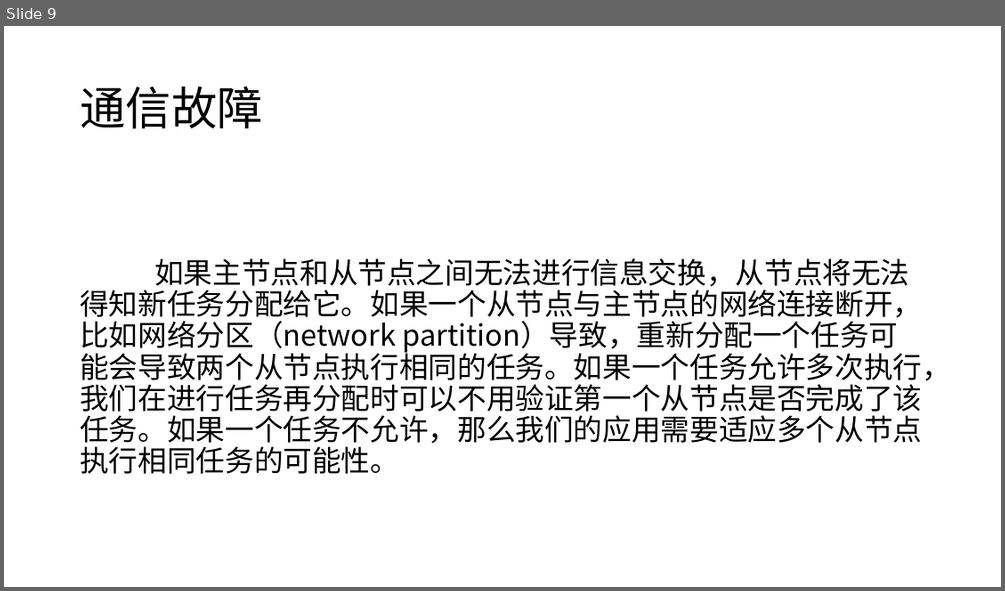
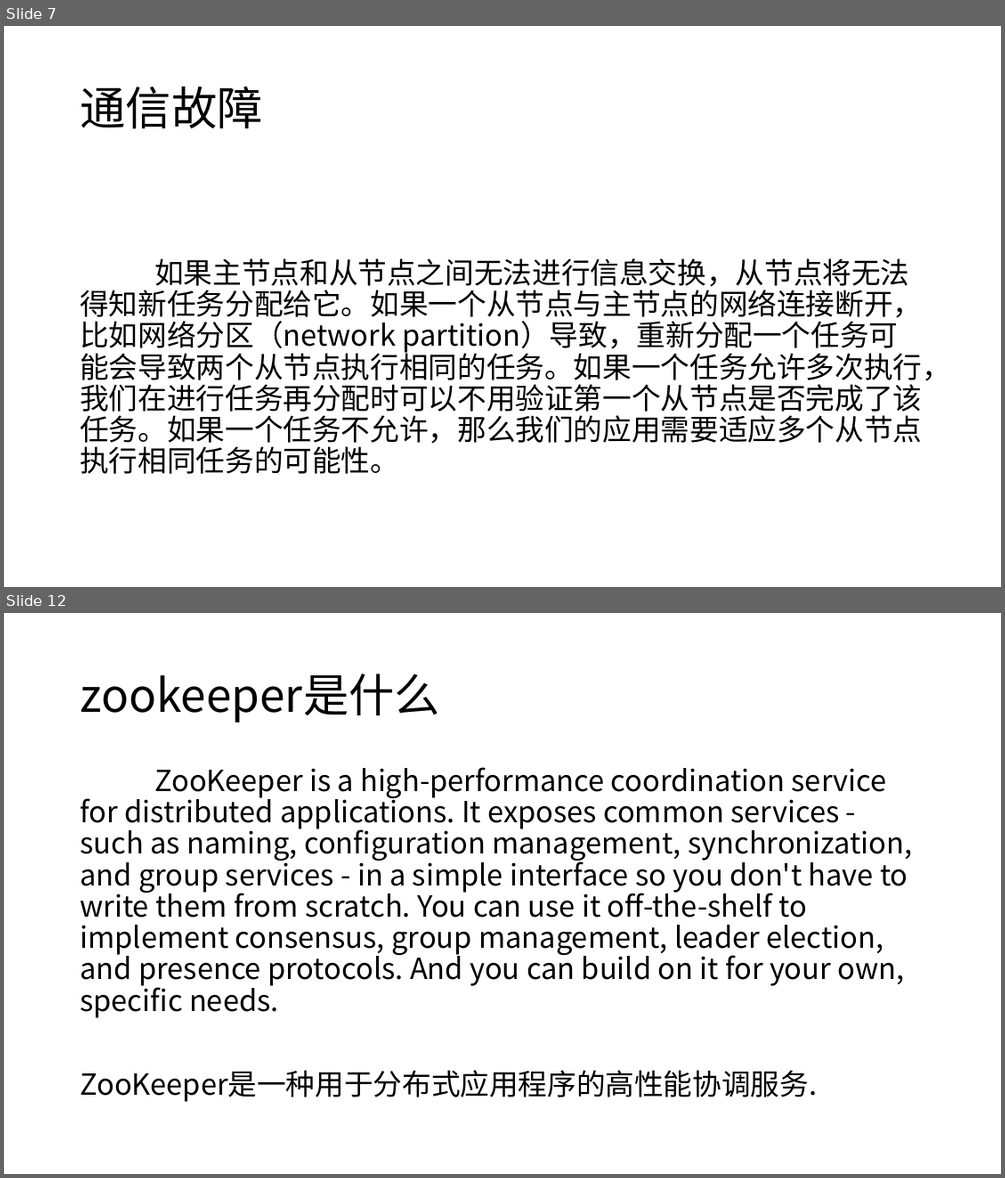
Before and after one commit to moxingwang/zookeeper, a slide deck: zookeeper.pptx. Shown one above the other, each under a label of ours: slide 9 before the commit, slides 7 and 12 after it; the slides between them are not shown. The pictures are 1005x591 and 1005x1178 pixels, drawn with LibreOffice and Linux fonts; fonts in the diff are those of the drawing. Boxes give left, top, right and bottom in pixels: in the first picture for what was removed or moved away, otherwise in the second. Text is boxed around its words. In the diff, an @@ line names an element or a change of style, - is before the commit and + after.

```diff
--- a/zookeeper.pptx
+++ b/zookeeper.pptx
@@ slide 12 added at (4,613,1001,1174), background #FFFFFF @@
@@ title added at (80,674,440,722), 44 pt, text #000000 @@
+zookeeper是什么
@@ text added at (80,767,912,1102), 28 pt, text #000000 @@
+ZooKeeper is a high-performance coordination service for distributed applications. It exposes common services - such as naming, configuration management, synchronization, and group services - in a simple interface so you don't have to write them from scratch. You can use it off-the-shelf to implement consensus, group management, leader election, and presence protocols. And you can build on it for your own, specific needs.
+ZooKeeper是一种用于分布式应用程序的高性能协调服务.
@@ what was slide 9 is now slide 7 @@
```
Also in this commit, not shown: 4 slides changed, 15 other slides added, 2 slides removed.
